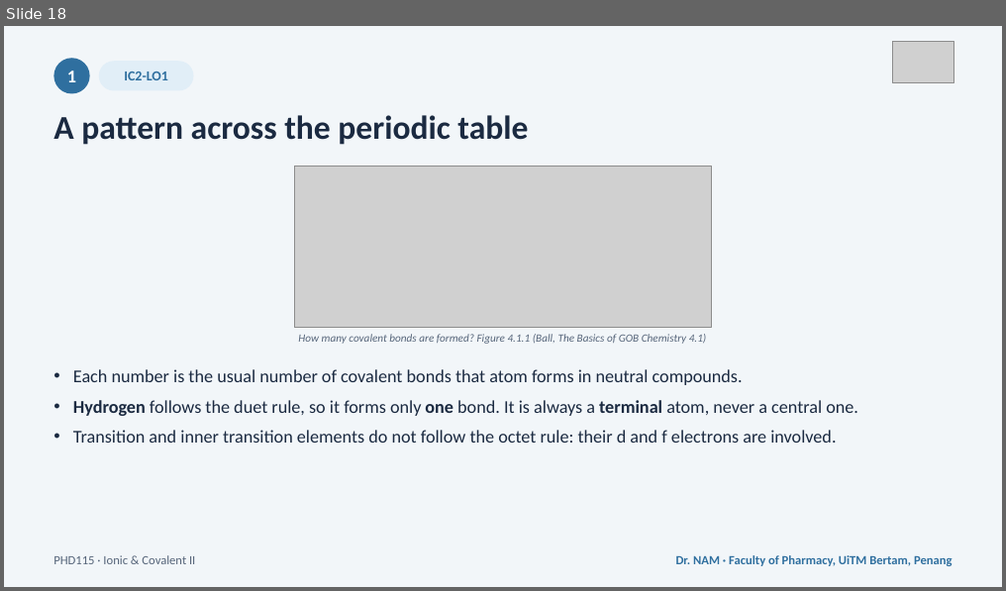
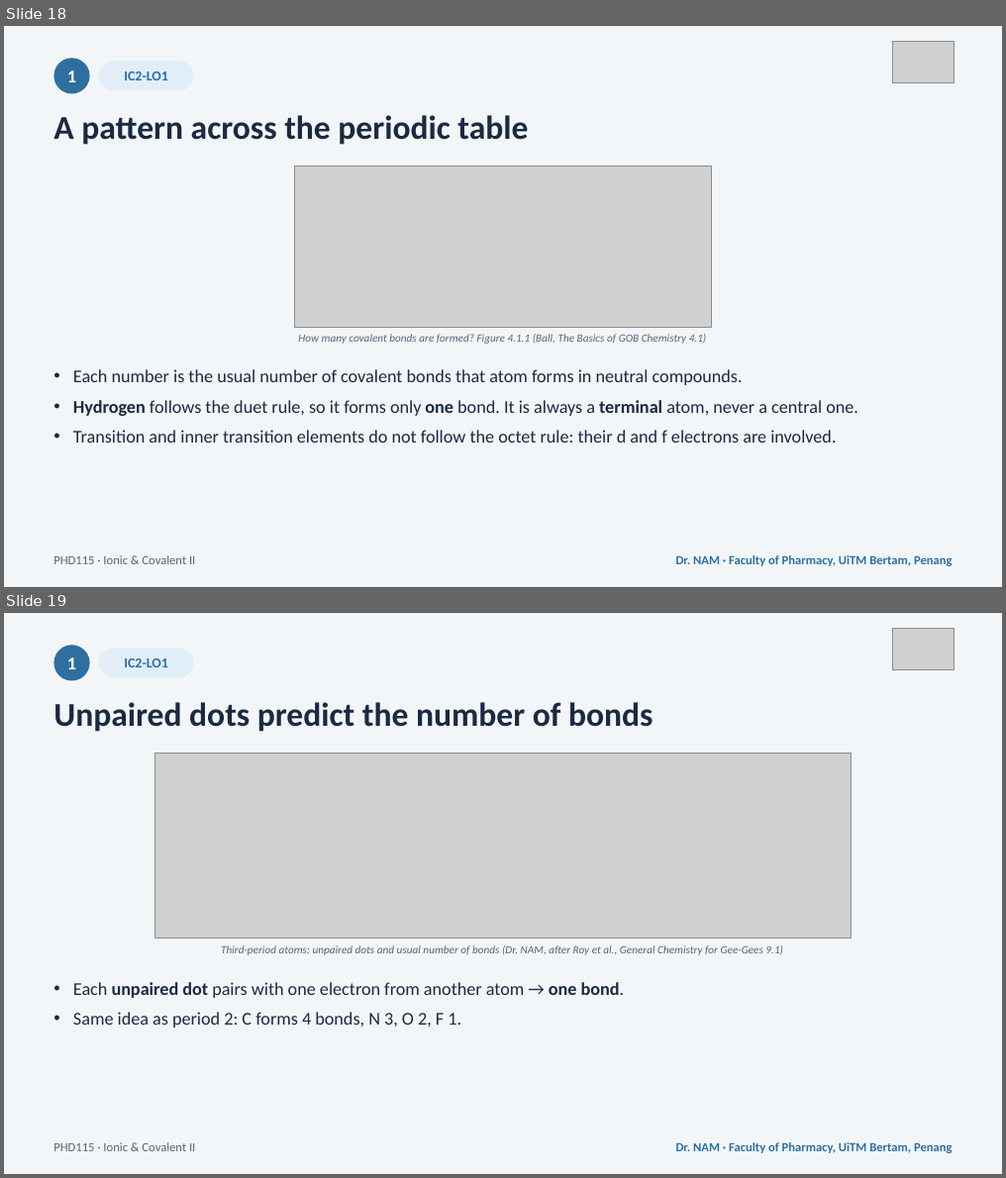
Before and after one commit to DrEnoun/phd115-nam, a slide deck: downloads/PHD115_IonicCovalent2_Slides.pptx. Shown one above the other, each under a label of ours: slide 18 before the commit, slides 18 and 19 after it. The pictures are 1006x591 and 1006x1178 pixels, drawn with LibreOffice and Linux fonts; fonts in the diff are those of the drawing; grey boxes stand for pictures. Boxes give left, top, right and bottom in pixels: in the first picture for what was removed or moved away, otherwise in the second. Text is boxed around its words. In the diff, an @@ line names an element or a change of style, - is before the commit and + after.

```diff
--- a/downloads/PHD115_IonicCovalent2_Slides.pptx
+++ b/downloads/PHD115_IonicCovalent2_Slides.pptx
@@ slide 19 added at (x1=4, y1=613, x2=1002, y2=1174), background #F2F6F9 @@
@@ picture added at (x1=892, y1=628, x2=954, y2=669) @@
@@ ellipse added at (x1=54, y1=645, x2=90, y2=681), fill #2F6F9F @@
@@ text added at (x1=67, y1=658, x2=76, y2=669), 13 pt, text #FFFFFF, bold @@
+1
@@ rounded rectangle added at (x1=99, y1=648, x2=194, y2=678), fill #E1EEF7 @@
@@ text added at (x1=124, y1=659, x2=168, y2=667), 10 pt, text #2F6F9F, bold @@
+IC2-LO1
@@ text added at (x1=54, y1=702, x2=652, y2=732), 24 pt, text #1B2A41, bold @@
+Unpaired dots predict the number of bonds
@@ picture added at (x1=154, y1=753, x2=850, y2=939) @@
@@ text added at (x1=221, y1=946, x2=783, y2=956), 8 pt, text #56657A, italic @@
+Third-period atoms: unpaired dots and usual number of bonds (Dr. NAM, after Roy et al., General Chemistry for Gee-Gees 9.1)
@@ text added at (x1=73, y1=982, x2=625, y2=1028), 13 pt, text #1B2A41 @@
+• Each unpaired dot pairs with one electron from another atom → one bond.
+• Same idea as period 2: C forms 4 bonds, N 3, O 2, F 1.
@@ text added at (x1=54, y1=1143, x2=195, y2=1152), 9 pt, text #56657A @@
+PHD115 · Ionic & Covalent II
@@ text added at (x1=676, y1=1143, x2=952, y2=1154), 9 pt, text #2F6F9F, bold @@
+Dr. NAM · Faculty of Pharmacy, UiTM Bertam, Penang
```
Also in this commit, not shown: 1 slide changed, 3 other slides added, 1 other file.
